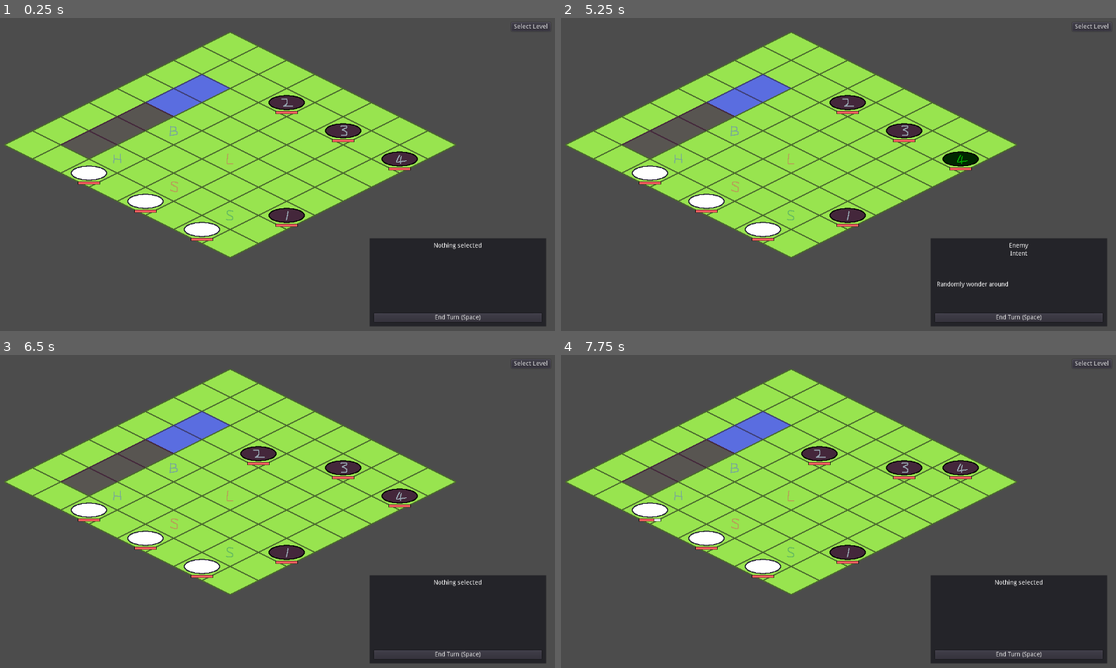
Above: before the commit, frames 1-4 (two rows, left to right).
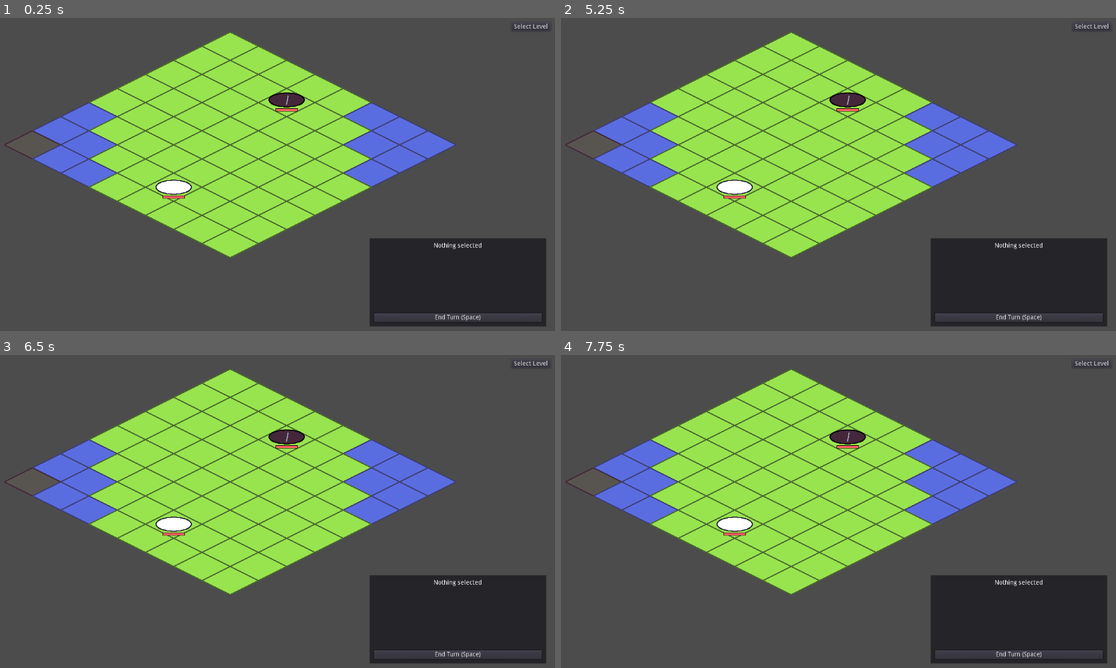
Above: after the commit, the same moments.

Repository: kjh618/gmtk-game-jam-2021
Game: Godot game, scene res://src/main.tscn
The game is run twice, just before and just after one commit, with the same random seed, the same clock (stepped at 60 frames per second) and the same inputs.
Inputs (mouse positions are in pixels of both pictures, inside the frame that each line leads up to):
- Up to frame 1 (0.25 s): no input
- Up to frame 2 (5.25 s): click "Select Level" at 0.5 s; click "End Turn (Space)" at 1.25 s; click "Select Level" at 2 s; click "End Turn (Space)" at 2.75 s; click "Select Level" at 3.5 s; click "End Turn (Space)" at 4.25 s; tap Enter at 5 s; move the mouse to (960, 161) at 5.02 s; click (960, 161) at 5.1 s
- Up to frame 3 (6.5 s): tap Space (end_turn) at 5.75, 5.85 s; move the mouse to (160, 530) at 5.77 s
- Up to frame 4 (7.75 s): move the mouse to (888, 442) at 6.52 s; click (888, 442) at 6.6 s; tap Enter at 7.25 s; move the mouse to (805, 577) at 7.27 s; tap Space (end_turn) at 7.35 s

The runs differ from the first frame. In frame 1, 9.3% of the frame differs, in the area x 0-83%, y 18-72%; in frame 2, 9.5%; in frame 3, 9.6%; in frame 4, 9.6%.

Commit message:
Add level template

Diff:
--- a/src/level/board.tscn
+++ b/src/level/board.tscn
@@ -188,7 +188,7 @@
 tile_set = SubResource( 1 )
 cell_size = Vector2( 128, 64 )
 format = 1
-tile_data = PoolIntArray( 0, 0, 0, 1, 0, 0, 2, 0, 0, 3, 0, 0 …(124 unchanged characters)… , 0, 65543, 0, 0, 131072, 0, 0, 131073, 2, 0, 131074, 0, 0, 131075, 0, 0, 131076, 0, 0, 131077, 0, 0, 131078, 0, 0, 131079, 0, 0, 196608, 0, 0, 196609, 2, 0, 196610, 0, 0, 196611, 0, 0, 196612, 0, 0, 196613, 0, 0, 196614, 0, 0, 196615, 0, 0, 262144, 0, 0, 262145, 1, 0, 262146, 0, 0, 262147, 0, 0, 262148, 0, 0, 262149, 0, 0, 262150, 0, 0, 262151, 0, 0, 327680, 0, 0, 327681, 1, 0, 327682, 0, 0, 327683, 0, 0, 327684, 0, 0, 327685, 0, 0, 327686, 0, 0, 327687, 0, 0, 393216, 0, 0, 393217, 1, 0, 393218, 0, 0, 393219, 0, 0, 393220, …(161 unchanged characters)…
+tile_data = PoolIntArray( 0, 0, 0, 1, 0, 0, 2, 0, 0, 3, 0, 0 …(124 unchanged characters)… , 0, 65543, 0, 0, 131072, 0, 0, 131073, 0, 0, 131074, 0, 0, 131075, 0, 0, 131076, 0, 0, 131077, 0, 0, 131078, 0, 0, 131079, 0, 0, 196608, 0, 0, 196609, 0, 0, 196610, 0, 0, 196611, 0, 0, 196612, 0, 0, 196613, 0, 0, 196614, 0, 0, 196615, 0, 0, 262144, 0, 0, 262145, 0, 0, 262146, 0, 0, 262147, 0, 0, 262148, 0, 0, 262149, 0, 0, 262150, 0, 0, 262151, 0, 0, 327680, 0, 0, 327681, 0, 0, 327682, 0, 0, 327683, 0, 0, 327684, 0, 0, 327685, 0, 0, 327686, 0, 0, 327687, 0, 0, 393216, 0, 0, 393217, 0, 0, 393218, 0, 0, 393219, 0, 0, 393220, …(161 unchanged characters)…
 
 [node name="SkillsTileMap" type="TileMap" parent="."]
 modulate = Color( 1, 1, 1, 0.501961 )
@@ -196,7 +196,6 @@
 tile_set = SubResource( 2 )
 cell_size = Vector2( 128, 64 )
 format = 1
-tile_data = PoolIntArray( 262146, 5, 0, 262148, 3, 0, 393218, 4, 0, 393220, 2, 0, 393222, 1, 0 )
 
 [node name="OverlayTileMap" type="TileMap" parent="."]
 modulate = Color( 1, 1, 1, 0.501961 )
--- /dev/null
+++ b/src/level/level_0.tscn
@@ -0,0 +1,21 @@
+[gd_scene load_steps=4 format=2]
+
+[ext_resource path="res://src/level/board.tscn" type="PackedScene" id=1]
+[ext_resource path="res://src/unit/enemy.tscn" type="PackedScene" id=2]
+[ext_resource path="res://src/unit/player.tscn" type="PackedScene" id=3]
+
+[node name="LevelTemplate" type="Node2D"]
+
+[node name="Board" parent="." instance=ExtResource( 1 )]
+position = Vector2( 544, 32 )
+
+[node name="TileMap" parent="Board" index="0"]
+tile_data = PoolIntArray( 0, 0, 0, 1, 0, 0, 2, 0, 0, 3, 0, 0, 4, 0, 0, 5, 2, 0, 6, 2, 0, 7, 2, 0, 65536, 0, 0, 65537, 0, 0, 65538, 0, 0, 65539, 0, 0, 65540, 0, 0, 65541, 0, 0, 65542, 2, 0, 65543, 2, 0, 131072, 0, 0, 131073, 0, 0, 131074, 0, 0, 131075, 0, 0, 131076, 0, 0, 131077, 0, 0, 131078, 0, 0, 131079, 2, 0, 196608, 0, 0, 196609, 0, 0, 196610, 0, 0, 196611, 0, 0, 196612, 0, 0, 196613, 0, 0, 196614, 0, 0, 196615, 0, 0, 262144, 0, 0, 262145, 0, 0, 262146, 0, 0, 262147, 0, 0, 262148, 0, 0, 262149, 0, 0, 262150, 0, 0, 262151, 0, 0, 327680, 2, 0, 327681, 0, 0, 327682, 0, 0, 327683, 0, 0, 327684, 0, 0, 327685, 0, 0, 327686, 0, 0, 327687, 0, 0, 393216, 2, 0, 393217, 2, 0, 393218, 0, 0, 393219, 0, 0, 393220, 0, 0, 393221, 0, 0, 393222, 0, 0, 393223, 0, 0, 458752, 1, 0, 458753, 2, 0, 458754, 2, 0, 458755, 0, 0, 458756, 0, 0, 458757, 0, 0, 458758, 0, 0, 458759, 0, 0 )
+
+[node name="Enemy" parent="Board/Enemies" index="0" instance=ExtResource( 2 )]
+position = Vector2( 128, 154 )
+
+[node name="Player" parent="Board/Players" index="0" instance=ExtResource( 3 )]
+position = Vector2( -128, 352 )
+
+[editable path="Board"]
--- /dev/null
+++ b/src/level/level_template.tscn
@@ -0,0 +1,10 @@
+[gd_scene load_steps=2 format=2]
+
+[ext_resource path="res://src/level/board.tscn" type="PackedScene" id=1]
+
+[node name="LevelTemplate" type="Node2D"]
+
+[node name="Board" parent="." instance=ExtResource( 1 )]
+position = Vector2( 544, 32 )
+
+[editable path="Board"]
--- a/src/level/level_test.tscn
+++ b/src/level/level_test.tscn
@@ -4,11 +4,16 @@
 [ext_resource path="res://src/level/board.tscn" type="PackedScene" id=2]
 [ext_resource path="res://src/unit/enemy.tscn" type="PackedScene" id=3]
 
-
 [node name="LevelTest" type="Node2D"]
 
 [node name="Board" parent="." instance=ExtResource( 2 )]
 position = Vector2( 544, 32 )
+
+[node name="TileMap" parent="Board" index="0"]
+tile_data = PoolIntArray( 0, 0, 0, 1, 0, 0, 2, 0, 0, 3, 0, 0, 4, 0, 0, 5, 0, 0, 6, 0, 0, 7, 0, 0, 65536, 0, 0, 65537, 0, 0, 65538, 0, 0, 65539, 0, 0, 65540, 0, 0, 65541, 0, 0, 65542, 0, 0, 65543, 0, 0, 131072, 0, 0, 131073, 0, 0, 131074, 0, 0, 131075, 0, 0, 131076, 0, 0, 131077, 0, 0, 131078, 0, 0, 131079, 0, 0, 196608, 0, 0, 196609, 0, 0, 196610, 0, 0, 196611, 0, 0, 196612, 0, 0, 196613, 0, 0, 196614, 0, 0, 196615, 0, 0, 262144, 0, 0, 262145, 1, 0, 262146, 0, 0, 262147, 0, 0, 262148, 0, 0, 262149, 0, 0, 262150, 0, 0, 262151, 0, 0, 327680, 0, 0, 327681, 2, 0, 327682, 0, 0, 327683, 0, 0, 327684, 0, 0, 327685, 0, 0, 327686, 0, 0, 327687, 0, 0, 393216, 0, 0, 393217, 2, 0, 393218, 0, 0, 393219, 0, 0, 393220, 0, 0, 393221, 0, 0, 393222, 0, 0, 393223, 0, 0, 458752, 0, 0, 458753, 0, 0, 458754, 0, 0, 458755, 0, 0, 458756, 0, 0, 458757, 0, 0, 458758, 0, 0, 458759, 0, 0 )
+
+[node name="SkillsTileMap" parent="Board" index="1"]
+tile_data = PoolIntArray( 262146, 5, 0, 262148, 3, 0, 393218, 4, 0, 393220, 2, 0, 393222, 1, 0 )
 
 [node name="Enemy" parent="Board/Enemies" index="0" instance=ExtResource( 3 )]
 position = Vector2( 128, 416 )
--- a/src/main.gd
+++ b/src/main.gd
@@ -2,12 +2,17 @@
 
 
 const LEVELS := [
-    preload("res://src/level/level_test.tscn"),
+    preload("res://src/level/level_0.tscn"),
     preload("res://src/level/level_test.tscn"),
 ]
 
 
 var level: Node = null
+
+
+func _ready() -> void:
+    level = LEVELS[0].instance()
+    add_child(level)
 
 
 func select_level(level_index: int) -> void:
--- a/src/main.tscn
+++ b/src/main.tscn
@@ -1,6 +1,5 @@
-[gd_scene load_steps=4 format=2]
+[gd_scene load_steps=3 format=2]
 
-[ext_resource path="res://src/level/level_test.tscn" type="PackedScene" id=1]
 [ext_resource path="res://src/hud/hud.tscn" type="PackedScene" id=2]
 [ext_resource path="res://src/main.gd" type="Script" id=3]
 
@@ -8,5 +7,3 @@
 script = ExtResource( 3 )
 
 [node name="Hud" parent="." instance=ExtResource( 2 )]
-
-[node name="LevelTest" parent="." instance=ExtResource( 1 )]
--- a/src/unit/enemy.gd
+++ b/src/unit/enemy.gd
@@ -63,6 +63,7 @@
         EnemyType.STATIONARY:
             pass
         EnemyType.TANK:
+            # TODO: Attack
             var target_board_position := board_postion + Vector2.DOWN
             if !BOARD.is_in_board(target_board_position) or !BOARD.is_available(target_board_position):
                 return
